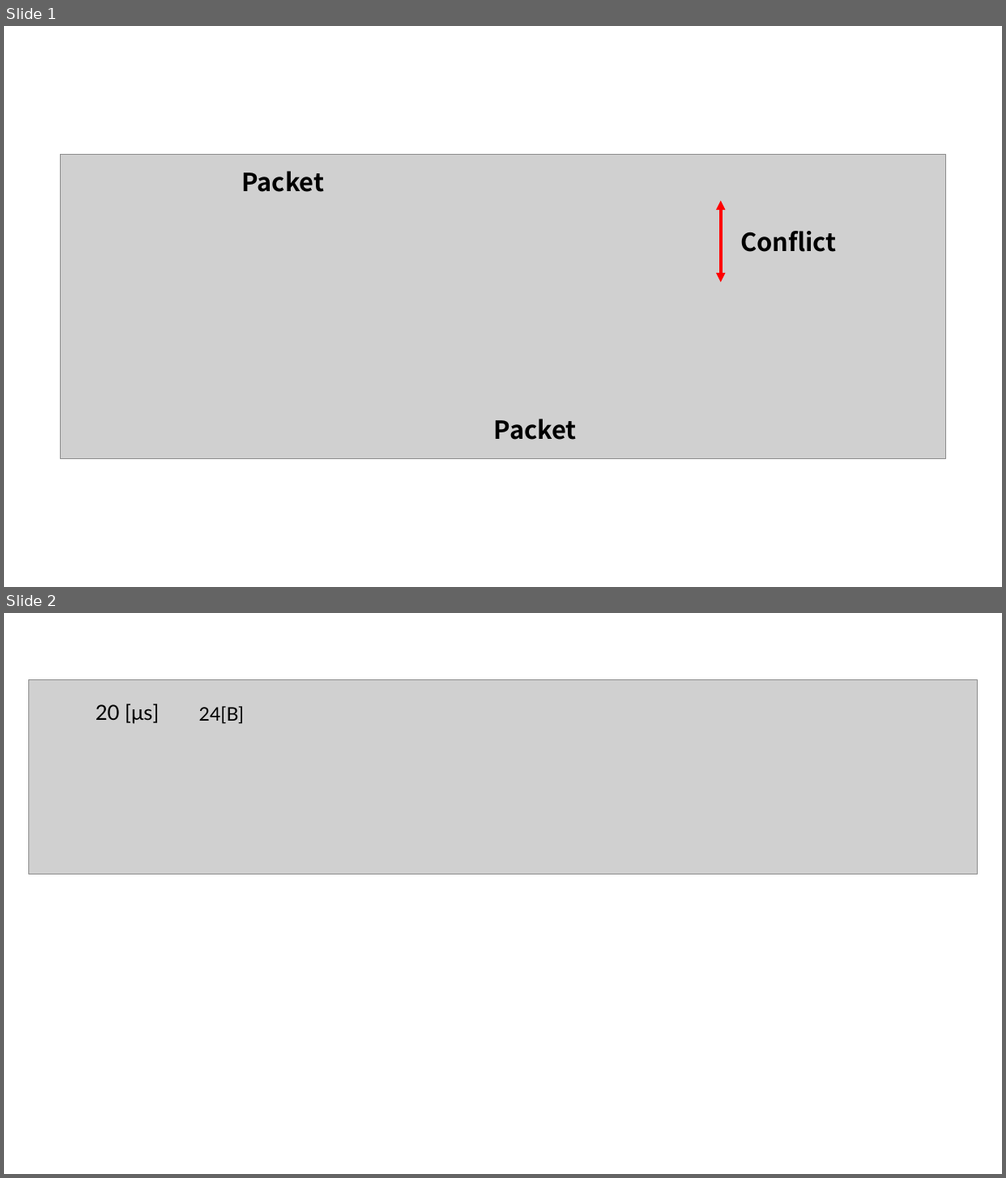
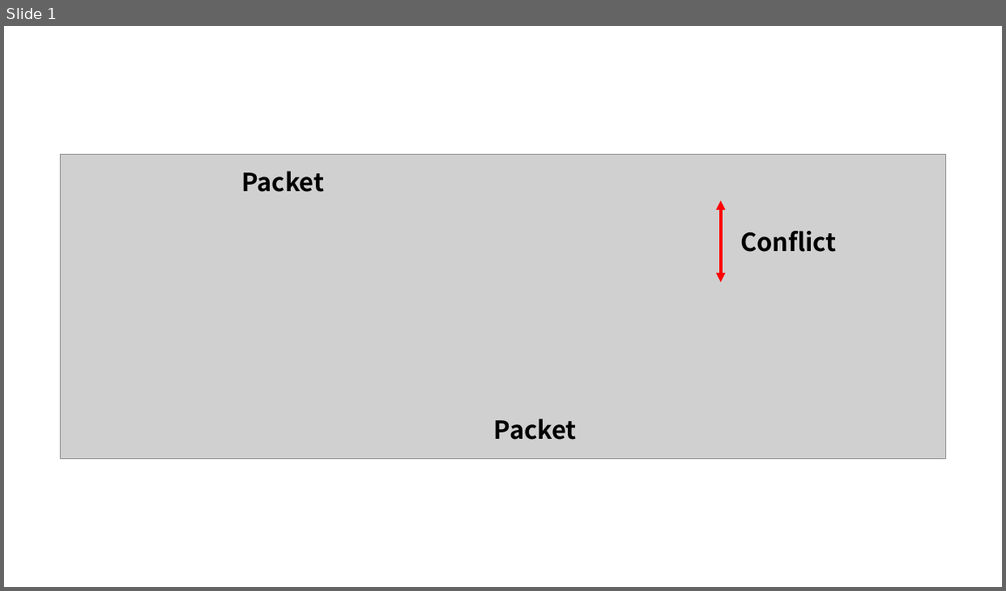
Before and after one commit to ShitaLab-TMCIT/IEEE802.11simulator, a slide deck: preprint/assets/asesets.pptx. Shown one above the other, each under a label of ours: slides 1 and 2 before the commit, slide 1 after it. The pictures are 1006x1178 and 1006x591 pixels, drawn with LibreOffice and Linux fonts; fonts in the diff are those of the drawing; grey boxes stand for pictures. Boxes give left, top, right and bottom in pixels: in the first picture for what was removed or moved away, otherwise in the second. Text is boxed around its words. In the diff, an @@ line names an element or a change of style, - is before the commit and + after.

```diff
--- a/preprint/assets/asesets.pptx
+++ b/preprint/assets/asesets.pptx
@@ slide 2 removed at [4, 613, 1002, 1174], background #FFFFFF @@
@@ picture removed at [28, 679, 978, 874] @@
@@ text removed at [96, 704, 159, 724] @@
-20 [μs]
@@ text removed at [199, 706, 245, 724] @@
-24[B]
```
Also in this commit, not shown: 1 slide added, 5 other files.
